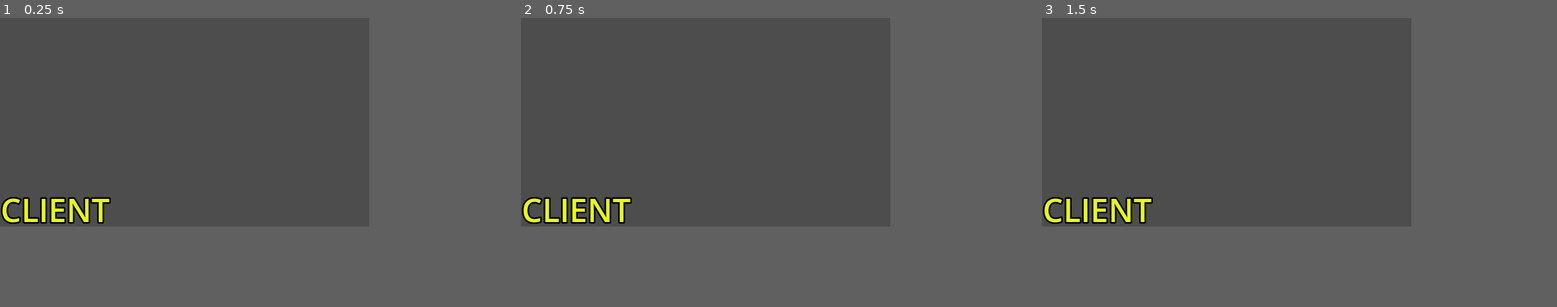
Above: before the commit, frames 1-3 (left to right).
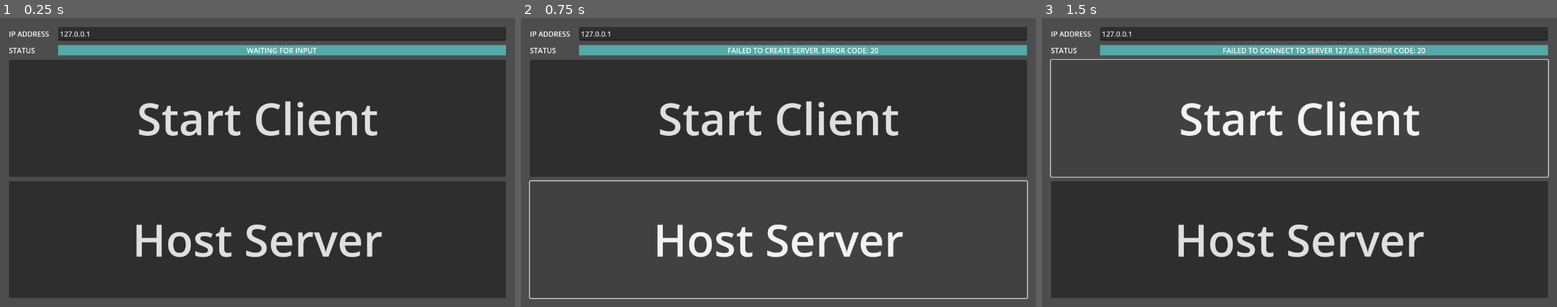
Above: after the commit, the same moments.

Repository: PL3B3/meatshot_mayhem
Game: Godot game, scene res://game/main.tscn
The game is run twice, just before and just after one commit, with the same random seed, the same clock (stepped at 60 frames per second) and the same inputs. Before the commit the project starts from res://game/root.tscn.
Inputs (mouse positions are in pixels of both pictures, inside the frame that each line leads up to):
- Up to frame 1 (0.25 s): no input
- Up to frame 2 (0.75 s): click (706, 176) at 0.5 s, where only the run after the commit has a clickable "Host Server"
- Up to frame 3 (1.5 s): click (1227, 90) at 1.25 s, where only the run after the commit has a clickable "Start Client"
In our replay, the window is 573x324 before the commit and 799x449 after it. These sizes can differ from the game's own. Grey fills any space a smaller window leaves; there, only what the larger window draws over its background counts as a difference.

The runs differ from the first frame. In frame 1, 54% of the frame differs, in the area x 0-100%, y 0-100%; in frame 2, 38%; in frame 3, 28%.

Commit message:
Add a menu for starting client/server
Right now, the main scene is optimized for local testing, it does:
- Try to start server on a specific ip / port
- If a server is already started there, start a client

This doesn't work for a game executable we can distribute to other
people. First off, there's  no way to choose the IP. Secondly, the
player doesn't get a choice whether to host or to connect. Third,
there's very little feedback on if a connection goes wrong.

Moreover, having a menu is a familiar pattern for launching a
game, and we'll need one eventually for things like settings.

The functionality added is:
- Ability to input an IP address (+ string validation)
- Choose to connect to client or server
- Timeout on trying to connect to client
- In-UI status text that tells you whether hosting/connecting was
  successful, and an error description if not

We also remove the logic in the Client class for connecting to
the server, because that's now handled in the main menu class.

Diff:
--- a/game/client.gd
+++ b/game/client.gd
@@ -69,21 +69,16 @@
 	is_alive_ = true
 
 func _ready():
+	assert(multiplayer.get_peers().size() > 0, "Client is not connected to server.")
+	client_remote_state_buffer_ = OrderedStateSnapshotBuffer.new("cl_state_buf[%10d]" % multiplayer.get_unique_id())
+	debug_label_.text = "CLIENT %d" % multiplayer.get_unique_id()
+
 	resize_window()
-	multiplayer.connected_to_server.connect(_on_connected_to_server)
+	multiplayer.server_disconnected.connect(_on_server_disconnected)
 	network_messenger_.received_server_message.connect(_handle_server_message)
 	get_tree().create_timer(WARMUP_TIME).timeout.connect(func(): warmed_up = true)
 	LogsAndMetrics.add_client_stat("sim_error", 1000)
 	LogsAndMetrics.add_client_stat(TIME_BETWEEN_PROCESS_CALLS_STAT, 1000, true)
-	start_client()
-
-func start_client():
-	var peer = ENetMultiplayerPeer.new()
-	var error = peer.create_client(Network.DEFAULT_SERVER_IP, Network.PORT)
-	if error:
-		return error
-	multiplayer.multiplayer_peer = peer
-	print("PEERS COUNT: ", multiplayer.get_peers().size())
 
 func _handle_server_message(message: Dictionary):
 	var server_snapshot_tick: int = message["tick"]
@@ -102,9 +97,8 @@
 func _on_peer_disconnected(id: int):
 	print("Peer with id ", id, " disconnected")
 
-func _on_connected_to_server():
-	debug_label_.text = "CLIENT %d" % multiplayer.get_unique_id()
-	client_remote_state_buffer_ = OrderedStateSnapshotBuffer.new("cl_state_buf[%10d]" % multiplayer.get_unique_id())
+func _on_server_disconnected() -> void:
+	print("Disconnected from server")
 
 func _process(_delta):
 	LogsAndMetrics.add_sample(TIME_BETWEEN_PROCESS_CALLS_STAT, Time.get_ticks_usec())
--- /dev/null
+++ b/game/main.gd
@@ -0,0 +1,103 @@
+extends Node
+
+const CLIENT_CONNECT_TIMEOUT := 5
+
+@onready var __ip_address_text_input: LineEdit = $VBoxContainer/IpAddressHBox/IpAddressTextInput
+@onready var __invalid_ip_address_label: Label = $VBoxContainer/IpAddressHBox/InvalidIpAddressLabel
+@onready var __connection_status_label: Label = $VBoxContainer/ConnectionStatusHBox/StatusLabel
+@onready var __client_connect_button: Button = $VBoxContainer/ClientButton
+@onready var __server_host_button: Button = $VBoxContainer/ServerButton
+
+func _ready() -> void:
+	__client_connect_button.pressed.connect(_on_client_connect_pressed)
+	__server_host_button.pressed.connect(_on_host_server_pressed)
+	__ip_address_text_input.text_changed.connect(_on_ip_text_input_changed)
+
+
+func _on_ip_text_input_changed(new_ip_address_text: String) -> void:
+	if new_ip_address_text.is_valid_ip_address():
+		__client_connect_button.disabled = false
+		__invalid_ip_address_label.hide()
+	else:
+		__client_connect_button.disabled = true
+		__invalid_ip_address_label.show()
+
+func _on_client_connect_pressed() -> void:
+	__try_start_client()
+
+func _on_host_server_pressed() -> void:
+	__try_start_server()
+
+func __try_start_server() -> bool:
+	__disable_ui_interaction()
+	var server_multiplayer_peer := ENetMultiplayerPeer.new()
+	var create_server_result_status := server_multiplayer_peer.create_server(Network.PORT)
+	if create_server_result_status == OK:
+		multiplayer.multiplayer_peer = server_multiplayer_peer
+		__connection_status_label.text = "SUCCESSFULLY STARTED SERVER"
+		get_tree().change_scene_to_file("res://game/server.tscn")
+		return true
+	else:
+		__connection_status_label.text = "FAILED TO CREATE SERVER. ERROR CODE: %d" % create_server_result_status
+		server_multiplayer_peer.close()
+		__enable_ui_interaction()
+		return false
+
+func __try_start_client() -> bool:
+	var server_ip := __ip_address_text_input.text
+	assert(server_ip.is_valid_ip_address(), "Cannot connect to server with invalid IP %s" % server_ip)
+
+	__disable_ui_interaction()
+	var client_multiplayer_peer := ENetMultiplayerPeer.new()
+	__connection_status_label.text = "ATTEMPTING TO CONNECT TO SERVER %s" % server_ip
+	var connect_client_result_status := client_multiplayer_peer.create_client(server_ip, Network.PORT)
+	if connect_client_result_status == OK:
+		multiplayer.multiplayer_peer = client_multiplayer_peer
+		var connected_latch := TimeoutLatch.new(multiplayer.connected_to_server, get_tree(), CLIENT_CONNECT_TIMEOUT)
+		var connected_successfully := await connected_latch.complete_or_timeout()
+		if connected_successfully:
+			__connection_status_label.text = "SUCCESSFULLY CONNECTED TO SERVER %s" % server_ip
+			get_tree().change_scene_to_file("res://game/client.tscn")
+			return true
+		else:
+			__connection_status_label.text = "TIMED OUT TRYING TO CONNECT TO SERVER %s" % server_ip
+			multiplayer.multiplayer_peer = null
+			client_multiplayer_peer.close()
+			__enable_ui_interaction()
+			return false
+	else:
+		__connection_status_label.text = "FAILED TO CONNECT TO SERVER %s. ERROR CODE: %d" % [
+			server_ip, connect_client_result_status]
+		client_multiplayer_peer.close()
+		__enable_ui_interaction()
+		return false
+
+func __disable_ui_interaction() -> void:
+	__ip_address_text_input.editable = false
+	__client_connect_button.disabled = true
+	__server_host_button.disabled = true
+
+func __enable_ui_interaction() -> void:
+	__ip_address_text_input.editable = true
+	__client_connect_button.disabled = false
+	__server_host_button.disabled = false
+
+class TimeoutLatch:
+	signal complete
+
+	var __timed_out := false
+
+	func _init(complete_signal: Signal, scene_tree: SceneTree, timeout: int) -> void:
+		scene_tree.create_timer(timeout).timeout.connect(__timeout)
+		complete_signal.connect(__complete)
+
+	func complete_or_timeout() -> bool:
+		await self.complete
+		return !__timed_out
+
+	func __complete() -> void:
+		complete.emit()
+
+	func __timeout() -> void:
+		__timed_out = true
+		complete.emit()
--- /dev/null
+++ b/game/main.tscn
@@ -0,0 +1,70 @@
+[gd_scene load_steps=3 format=3 uid="uid://j7oshlkx33sn"]
+
+[ext_resource type="Script" path="res://game/main.gd" id="1_c0ipx"]
+
+[sub_resource type="StyleBoxFlat" id="StyleBoxFlat_3glvt"]
+bg_color = Color(0.32549, 0.662745, 0.662745, 1)
+
+[node name="Main" type="Node"]
+script = ExtResource("1_c0ipx")
+
+[node name="VBoxContainer" type="VBoxContainer" parent="."]
+anchors_preset = -1
+anchor_right = 1.0
+anchor_bottom = 1.0
+offset_left = 20.0
+offset_top = 20.0
+offset_right = -20.0
+offset_bottom = -20.0
+grow_horizontal = 2
+grow_vertical = 2
+theme_override_constants/separation = 10
+
+[node name="IpAddressHBox" type="HBoxContainer" parent="VBoxContainer"]
+layout_mode = 2
+theme_override_constants/separation = 10
+
+[node name="IpAddressDescriptorLabel" type="Label" parent="VBoxContainer/IpAddressHBox"]
+custom_minimum_size = Vector2(100, 0)
+layout_mode = 2
+text = "IP ADDRESS"
+
+[node name="IpAddressTextInput" type="LineEdit" parent="VBoxContainer/IpAddressHBox"]
+layout_mode = 2
+size_flags_horizontal = 3
+text = "127.0.0.1"
+placeholder_text = "Enter server IP address here"
+
+[node name="InvalidIpAddressLabel" type="Label" parent="VBoxContainer/IpAddressHBox"]
+visible = false
+layout_mode = 2
+theme_override_colors/font_color = Color(0.988235, 0, 0.360784, 1)
+text = "INVALID IP ADDRESS"
+
+[node name="ConnectionStatusHBox" type="HBoxContainer" parent="VBoxContainer"]
+layout_mode = 2
+theme_override_constants/separation = 10
+
+[node name="StatusDescriptorLabel" type="Label" parent="VBoxContainer/ConnectionStatusHBox"]
+custom_minimum_size = Vector2(100, 0)
+layout_mode = 2
+text = "STATUS"
+
+[node name="StatusLabel" type="Label" parent="VBoxContainer/ConnectionStatusHBox"]
+layout_mode = 2
+size_flags_horizontal = 3
+theme_override_styles/normal = SubResource("StyleBoxFlat_3glvt")
+text = "WAITING FOR INPUT"
+horizontal_alignment = 1
+
+[node name="ClientButton" type="Button" parent="VBoxContainer"]
+layout_mode = 2
+size_flags_vertical = 3
+theme_override_font_sizes/font_size = 100
+text = "Start Client"
+
+[node name="ServerButton" type="Button" parent="VBoxContainer"]
+layout_mode = 2
+size_flags_vertical = 3
+theme_override_font_sizes/font_size = 100
+text = "Host Server"
--- a/project.godot
+++ b/project.godot
@@ -11,7 +11,7 @@
 [application]
 
 config/name="MeatshotMayhem"
-run/main_scene="res://game/root.tscn"
+run/main_scene="res://game/main.tscn"
 config/features=PackedStringArray("4.2", "Forward Plus")
 run/max_fps=60
 config/icon="res://icon.svg"
